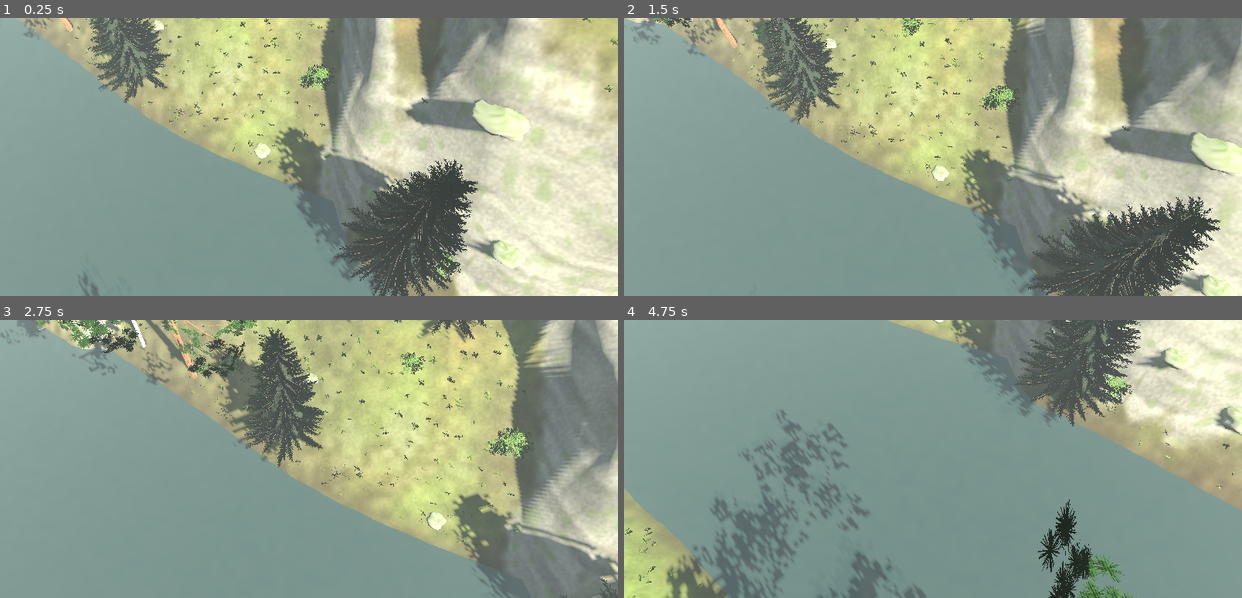
Above: before the commit, frames 1-4 (two rows, left to right).
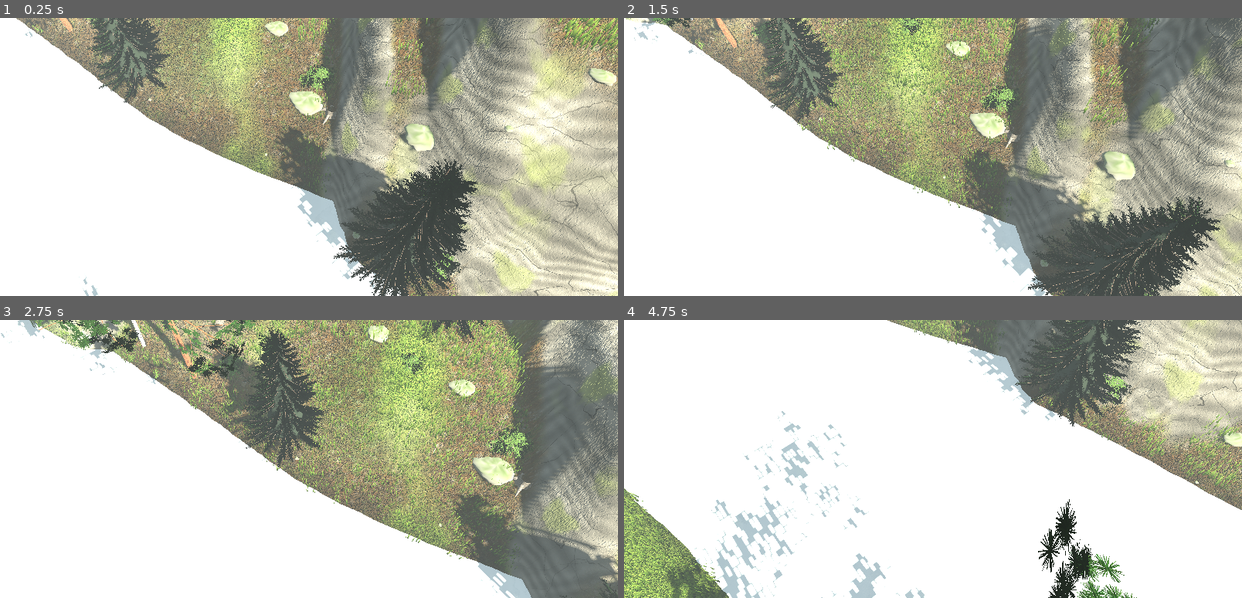
Above: after the commit, the same moments.

Repository: Masuku4129/Game
Game: Godot game, scene res://scenes/main.tscn
Same seed, same stepped clock (60 frames per second), same inputs: the game is played once before the commit and once after it.
Inputs (mouse positions are in pixels of both pictures, inside the frame that each line leads up to):
- Up to frame 1 (0.25 s): no input
- Up to frame 2 (1.5 s): move the mouse to (1068, 143) at 0.52 s; click (1068, 143) at 0.67 s; drag from (809, 170) to (902, 212) at 1.27 s
- Up to frame 3 (2.75 s): move the mouse to (370, 397) at 2.02 s; click (370, 397) at 2.17 s
- Up to frame 4 (4.75 s): drag from (902, 514) to (747, 417) at 2.77 s; move the mouse to (1118, 500) at 3.52 s; click (1118, 500) at 3.67 s; drag from (747, 417) to (840, 389) at 4.27 s

The runs differ from the first frame. In frame 1, 70% of the frame differs, in the area x 0-100%, y 0-100%; in frame 2, 69%; in frame 3, 74%; in frame 4, 87%.

Commit message:
Почва с текстурами, вода с волнами и пеной, ковёр из травинок
Земля: лесная подстилка и плотная трава в двух масштабах с мнимым
рельефом, скала трипланарно. Вода: преломление, цвет по глубине, пена у
берега и вокруг камней, волны. Трава: отдельные травинки клочками по
сетке 1 м, подгружаются вокруг героя. Камыш, ветки и камешки.

Co-Authored-By: Claude Sonnet 5.5 <noreply@anthropic.com>
Claude-Session: https://claude.ai/code/session_01XvKRdkiSDocUeZA2A8yViW

Diff:
--- a/game/scripts/main.gd
+++ b/game/scripts/main.gd
@@ -22,6 +22,8 @@
 	rig.bounds = SIZE * 0.5 - 20.0
 	rig.height_func = height
 	add_child(rig)
+	player_rig = rig
+	grass_mesh_vars = [veg.grass_patch(1500), veg.grass_patch(1501), veg.grass_patch(1502), veg.grass_patch(1503), veg.grass_patch(1504)]
 
 func _setup_noise() -> void:
 	n_hill.seed = 1640; n_hill.frequency = 0.006; n_hill.fractal_octaves = 4
@@ -113,6 +115,9 @@
 	mesh.add_surface_from_arrays(Mesh.PRIMITIVE_TRIANGLES, arr)
 	var mat := ShaderMaterial.new()
 	mat.shader = preload("res://shaders/terrain.gdshader")
+	mat.set_shader_parameter("forest", load("res://textures/ground_forest.png"))
+	mat.set_shader_parameter("grass", load("res://textures/ground_grass.png"))
+	mat.set_shader_parameter("rock", load("res://textures/ground_rock.png"))
 	mesh.surface_set_material(0, mat)
 	var mi := MeshInstance3D.new()
 	mi.mesh = mesh
@@ -121,11 +126,11 @@
 func _make_water() -> void:
 	var plane := PlaneMesh.new()
 	plane.size = Vector2(SIZE, SIZE)
-	var mat := StandardMaterial3D.new()
-	mat.albedo_color = Color(0.16, 0.24, 0.24, 0.88)
-	mat.transparency = BaseMaterial3D.TRANSPARENCY_ALPHA
-	mat.roughness = 0.04
-	mat.metallic = 0.5
+	plane.subdivide_width = 2
+	plane.subdivide_depth = 2
+	var mat := ShaderMaterial.new()
+	mat.shader = preload("res://shaders/water.gdshader")
+	mat.set_shader_parameter("wave", load("res://textures/water_wave.png"))
 	plane.material = mat
 	var mi := MeshInstance3D.new()
 	mi.mesh = plane
@@ -136,6 +141,88 @@
 # ---------- растительность ----------
 
 var veg = preload("res://scripts/veg.gd").new()
+var player_rig: Node3D
+var grass_mesh_vars: Array = []
+var grass_cells := {}
+var grass_timer := 0.0
+const GCELL := 16.0
+const GRADIUS := 3
+
+func _process(delta: float) -> void:
+	if player_rig == null:
+		return
+	grass_timer -= delta
+	if grass_timer > 0.0:
+		return
+	grass_timer = 0.12
+	var c := Vector2i(floori((player_rig.position.x + SIZE * 0.5) / GCELL), floori((player_rig.position.z + SIZE * 0.5) / GCELL))
+	# удалить далёкие клетки
+	for k in grass_cells.keys():
+		if absi(k.x - c.x) > GRADIUS + 1 or absi(k.y - c.y) > GRADIUS + 1:
+			grass_cells[k].queue_free()
+			grass_cells.erase(k)
+	# построить одну ближайшую недостающую клетку за раз
+	var best := Vector2i.ZERO
+	var best_d := 1e9
+	for dz in range(-GRADIUS, GRADIUS + 1):
+		for dx in range(-GRADIUS, GRADIUS + 1):
+			var k := Vector2i(c.x + dx, c.y + dz)
+			if grass_cells.has(k) or k.x < 0 or k.y < 0 or k.x >= int(SIZE / GCELL) or k.y >= int(SIZE / GCELL):
+				continue
+			var d := float(dx * dx + dz * dz)
+			if d < best_d:
+				best_d = d
+				best = k
+	if best_d < 1e9:
+		_build_grass_cell(best)
+
+func _build_grass_cell(k: Vector2i) -> void:
+	var rng := RandomNumberGenerator.new()
+	rng.seed = k.y * 7919 + k.x * 104729 + 13
+	var x0 := k.x * GCELL - SIZE * 0.5
+	var z0 := k.y * GCELL - SIZE * 0.5
+	var per_var := []
+	for v in grass_mesh_vars:
+		per_var.append([])
+	var step := 0.95
+	var z := 0.0
+	while z < GCELL:
+		var x := 0.0
+		while x < GCELL:
+			var px := x0 + x + rng.randf_range(-0.4, 0.4)
+			var pz := z0 + z + rng.randf_range(-0.4, 0.4)
+			x += step
+			var y := height(px, pz)
+			if y < WATER_Y + 0.15:
+				continue
+			var fd := forest_density(px, pz)
+			var slope := 1.0 - normal_at(px, pz).y
+			if slope > 0.3 or rng.randf() > (1.0 - fd) * 0.85 + 0.22:
+				continue
+			var s := rng.randf_range(0.9, 1.5)
+			var b := Basis(Vector3.UP, rng.randf() * TAU).scaled(Vector3(s, s * rng.randf_range(0.8, 1.3), s))
+			per_var[rng.randi() % grass_mesh_vars.size()].append(Transform3D(b, Vector3(px, y - 0.03, pz)))
+		z += step
+	var holder := Node3D.new()
+	for vi in grass_mesh_vars.size():
+		var xs: Array = per_var[vi]
+		if xs.is_empty():
+			continue
+		var mm := MultiMesh.new()
+		mm.transform_format = MultiMesh.TRANSFORM_3D
+		mm.mesh = grass_mesh_vars[vi][0]
+		mm.instance_count = xs.size()
+		for i in xs.size():
+			mm.set_instance_transform(i, xs[i])
+		var mmi := MultiMeshInstance3D.new()
+		mmi.multimesh = mm
+		mmi.cast_shadow = GeometryInstance3D.SHADOW_CASTING_SETTING_OFF
+		mmi.visibility_range_end = (GRADIUS + 0.7) * GCELL
+		mmi.visibility_range_end_margin = 8.0
+		mmi.visibility_range_fade_mode = GeometryInstance3D.VISIBILITY_RANGE_FADE_SELF
+		holder.add_child(mmi)
+	add_child(holder)
+	grass_cells[k] = holder
 
 ## Варианты: [mesh, высота]. Несколько вариантов на породу, чтобы лес не повторялся.
 func _variants(kind: String) -> Array:
@@ -160,6 +247,12 @@
 			for i in 4: out.append(veg.grass(800 + i))
 		"rock":
 			for i in 4: out.append(veg.rock(900 + i))
+		"pebble":
+			for i in 3: out.append(veg.rock(950 + i))
+		"reeds":
+			for i in 3: out.append(veg.reeds(1200 + i))
+		"twig":
+			for i in 4: out.append(veg.twig(1300 + i))
 		"stump":
 			out.append(veg.stump(1000))
 		"log":
@@ -177,7 +270,9 @@
 		["spruce", 8, Vector2(0.18, 0.35), 60.0, true, "under"],
 		["bush", 20, Vector2(0.8, 1.5), 60.0, false, "under"],
 		["fern", 70, Vector2(0.7, 1.2), 45.0, false, "fern"],
-		["grass", 900, Vector2(0.35, 0.6), 36.0, false, "grass"],
+		["reeds", 14, Vector2(0.8, 1.4), 80.0, false, "reed"],
+		["twig", 40, Vector2(0.8, 1.3), 40.0, false, "under"],
+		["pebble", 40, Vector2(0.15, 0.45), 40.0, false, "pebble"],
 		["rock", 10, Vector2(0.5, 2.2), 100.0, true, "rock"],
 		["stump", 2, Vector2(0.8, 1.2), 60.0, true, "under"],
 		["log", 1, Vector2(0.9, 1.1), 70.0, true, "under"],
@@ -228,6 +323,10 @@
 
 func _accept(kind: String, x: float, z: float, rng: RandomNumberGenerator) -> bool:
 	var y := height(x, z)
+	if kind == "reed":
+		return y > WATER_Y - 0.5 and y < WATER_Y + 0.35 and rng.randf() < 0.9
+	if kind == "pebble":
+		return y > WATER_Y - 0.6 and y < WATER_Y + 1.2 or rng.randf() < 0.15
 	if y < WATER_Y + 0.3:
 		return kind == "rock" and y > WATER_Y - 0.8 and rng.randf() < 0.3
 	var slope := 1.0 - normal_at(x, z).y
--- a/game/scripts/veg.gd
+++ b/game/scripts/veg.gd
@@ -3,6 +3,7 @@
 ## Каждый build_* возвращает ArrayMesh (поверхности: кора, карточки, [сердцевина]) и высоту.
 
 const CARD_SHADER := preload("res://shaders/card.gdshader")
+const BLADE_SHADER := preload("res://shaders/grass_blade.gdshader")
 
 var rng := RandomNumberGenerator.new()
 var mats := {}
@@ -19,6 +20,10 @@
 	_card("broad_leaf", Color(0.78, 0.84, 0.66), 0.05)
 	_card("fern", Color(0.72, 0.80, 0.62), 0.08)
 	_card("grass", Color(0.86, 0.88, 0.70), 0.12)
+	_card("reed", Color(0.9, 0.95, 0.8), 0.07)
+	var blade := ShaderMaterial.new()
+	blade.shader = BLADE_SHADER
+	mats["blade"] = blade
 	var core := StandardMaterial3D.new()
 	core.albedo_color = Color(0.07, 0.13, 0.08)
 	core.roughness = 1.0
@@ -315,3 +320,57 @@
 		var x := R(-L * 0.4, L * 0.4)
 		tube(bark, Vector3(x, 0.4, 0), Vector3(x + R(-0.3, 0.3), 0.8, R(0.2, 0.4)), Vector3(x + R(-0.5, 0.5), 1.1, R(0.5, 0.9)), 0.06, 0.015, 4, 5)
 	return [_commit([bark], ["bark_dead"]), 0.6]
+
+## Клочок травы из ~30 отдельных травинок с цветом по высоте. Клочки в сетке 1 м сливаются в ковёр.
+func grass_patch(seed_v: int) -> Array:
+	rng.seed = seed_v
+	var s := Surf.new()
+	var tone := R(0.85, 1.1)
+	for i in 34:
+		var a := R(0, TAU)
+		var r := sqrt(R(0.0, 1.0)) * 0.7
+		var base := Vector3(cos(a) * r, 0, sin(a) * r)
+		var h := R(0.28, 0.62)
+		var w := R(0.028, 0.05)
+		var dir := R(0, TAU)
+		var lean := Vector3(cos(dir), 0, sin(dir)) * R(0.05, 0.28) * h
+		var side := Vector3(cos(dir + PI * 0.5), 0, sin(dir + PI * 0.5)) * w
+		var c0 := Color(0.07, 0.12, 0.04) * tone
+		var c1 := Color(0.20, 0.30, 0.09).lerp(Color(0.31, 0.37, 0.12), R(0, 1)) * tone
+		var c2 := Color(0.34, 0.44, 0.16).lerp(Color(0.45, 0.46, 0.17), R(0, 1) * R(0, 1)) * tone
+		var p0 := base
+		var p1 := base + lean * 0.35 + Vector3(0, h * 0.55, 0)
+		var p2 := base + lean + Vector3(0, h, 0)
+		var n := Vector3.UP
+		var b := s.n
+		s.v(p0 - side, n, Vector2.ZERO, c0)
+		s.v(p0 + side, n, Vector2.ZERO, c0)
+		s.v(p1 - side * 0.75, n, Vector2.ZERO, c1)
+		s.v(p1 + side * 0.75, n, Vector2.ZERO, c1)
+		s.v(p2, n, Vector2.ZERO, c2)
+		s.tri(b, b + 1, b + 2)
+		s.tri(b + 1, b + 3, b + 2)
+		s.tri(b + 2, b + 3, b + 4)
+	return [_commit([s], ["blade"]), 0.6]
+
+## Камыш: три скрещённые карточки.
+func reeds(seed_v: int) -> Array:
+	rng.seed = seed_v
+	var lf := Surf.new()
+	var a := R(0, PI)
+	for k in 3:
+		card(lf, Vector3.ZERO, Basis(Vector3.UP, a + k * PI / 3.0), 1.1, 1.6, R(0.85, 1.05))
+	return [_commit([lf], ["reed"]), 1.6]
+
+## Сухая ветка на земле.
+func twig(seed_v: int) -> Array:
+	rng.seed = seed_v
+	var bark := Surf.new()
+	var L := R(0.8, 1.8)
+	var d := Vector3(1, 0, R(-0.3, 0.3)).normalized()
+	tube(bark, -d * L * 0.5 + Vector3(0, 0.04, 0), Vector3(0, R(0.05, 0.14), 0), d * L * 0.5 + Vector3(0, 0.04, 0), 0.035, 0.012, 4, 5)
+	for i in rng.randi_range(1, 3):
+		var t := R(-0.3, 0.3) * L
+		var sd := Vector3(R(0.2, 0.8), 0, R(-1, 1)).normalized()
+		tube(bark, d * t + Vector3(0, 0.05, 0), d * t + sd * 0.2 + Vector3(0, 0.1, 0), d * t + sd * R(0.35, 0.6) + Vector3(0, 0.05, 0), 0.015, 0.006, 3, 4)
+	return [_commit([bark], ["bark_dead"]), 0.15]
--- /dev/null
+++ b/game/shaders/grass_blade.gdshader
@@ -0,0 +1,20 @@
+shader_type spatial;
+render_mode cull_disabled, diffuse_burley;
+// Ковёр из отдельных травинок. Цвет берётся из вершин, нормаль смотрит вверх (мягкий свет).
+uniform float sway = 0.06;
+uniform vec3 tint : source_color = vec3(1.0);
+
+void vertex() {
+	vec3 w = (MODEL_MATRIX * vec4(VERTEX, 1.0)).xyz;
+	float k = sway * smoothstep(0.0, 0.5, VERTEX.y);
+	float t = TIME * 1.6 + w.x * 0.35 + w.z * 0.27;
+	VERTEX.x += sin(t) * k + sin(t * 2.3 + 1.7) * k * 0.3;
+	VERTEX.z += cos(t * 0.9) * k * 0.7;
+}
+
+void fragment() {
+	ALBEDO = COLOR.rgb * tint;
+	NORMAL = normalize((VIEW_MATRIX * vec4(0.0, 1.0, 0.0, 0.0)).xyz);
+	ROUGHNESS = 0.9;
+	SPECULAR = 0.15;
+}
--- a/game/shaders/terrain.gdshader
+++ b/game/shaders/terrain.gdshader
@@ -1,11 +1,14 @@
 shader_type spatial;
 render_mode diffuse_burley;
-// Земля без текстур: лесная подстилка, трава, хвоя, грязь у воды и скала на крутых склонах.
-uniform vec3 forest_col : source_color = vec3(0.27, 0.26, 0.17);
-uniform vec3 grass_col : source_color = vec3(0.36, 0.42, 0.20);
-uniform vec3 needle_col : source_color = vec3(0.33, 0.24, 0.15);
-uniform vec3 mud_col : source_color = vec3(0.22, 0.19, 0.14);
-uniform vec3 rock_col : source_color = vec3(0.47, 0.46, 0.42);
+// Земля: лесная подстилка и плотная трава (текстуры в двух масштабах), грязь у воды,
+// скала на крутых склонах. Рельеф мелочей берётся из альфа-канала текстур (высота).
+uniform sampler2D forest : source_color, filter_linear_mipmap_anisotropic, repeat_enable;
+uniform sampler2D grass : source_color, filter_linear_mipmap_anisotropic, repeat_enable;
+uniform sampler2D rock : source_color, filter_linear_mipmap_anisotropic, repeat_enable;
+uniform float tile_forest = 0.28;
+uniform float tile_grass = 0.45;
+uniform float tile_rock = 0.16;
+uniform float bump = 1.1;
 varying vec3 wpos;
 varying vec3 wnor;
 
@@ -22,18 +25,46 @@
 	wnor = NORMAL;
 }
 
+vec4 two_scale(sampler2D t, vec2 uv) {
+	return mix(texture(t, uv), texture(t, uv * 0.21 + vec2(0.37, 0.11)), 0.42);
+}
+
 void fragment() {
-	float n1 = noise(wpos * 0.15), n2 = noise(wpos * 1.3), n3 = noise(wpos * 6.0);
-	vec3 base = mix(forest_col, grass_col, COLOR.r);
-	base = mix(base, needle_col, COLOR.b * smoothstep(0.35, 0.7, n1) * 0.7);
-	base *= 0.78 + n2 * 0.3 + n3 * 0.14;
-	base = mix(base, mud_col * (0.8 + n2 * 0.3), COLOR.g);
+	vec2 xz = wpos.xz;
+	float macro = noise(wpos * 0.05) * 0.5 + noise(wpos * 0.17) * 0.35 + noise(wpos * 0.6) * 0.15;
+	// --- слой подстилки и слой травы
+	vec4 f = two_scale(forest, xz * tile_forest);
+	vec4 g = two_scale(grass, xz * tile_grass);
+	float gw = smoothstep(0.38, 0.62, COLOR.r + (macro - 0.5) * 0.7);
+	vec3 col = mix(f.rgb, g.rgb, gw);
+	float hgt = mix(f.a, g.a, gw);
+	// крупные пятна: суше / влажнее / мох
+	col *= 0.78 + macro * 0.5;
+	col = mix(col, col * vec3(0.8, 1.05, 0.7), smoothstep(0.55, 0.8, noise(wpos * 0.11)) * (1.0 - gw) * 0.6);
+	// у воды: мокрая тёмная грязь и камешки
+	float mud = COLOR.g;
+	col = mix(col, col * vec3(0.45, 0.42, 0.38), mud);
+	// --- скала по крутизне, трипланарно
 	float slope = 1.0 - wnor.y;
-	float rk = smoothstep(0.22, 0.38, slope + (n2 - 0.5) * 0.1);
-	float strata = noise(vec3(wpos.x * 0.3, wpos.y * 2.2, wpos.z * 0.3));
-	vec3 rock = rock_col * (0.65 + strata * 0.35 + n3 * 0.15);
-	rock = mix(rock, vec3(0.3, 0.36, 0.2), smoothstep(0.6, 0.9, n2) * (1.0 - slope) * 0.8);
-	ALBEDO = mix(base, rock, rk);
-	ROUGHNESS = 0.95;
-	SPECULAR = 0.2;
+	float rk = smoothstep(0.2, 0.36, slope + (macro - 0.5) * 0.12);
+	vec3 bw = pow(abs(wnor), vec3(4.0));
+	bw /= (bw.x + bw.y + bw.z);
+	vec4 r = texture(rock, wpos.zy * tile_rock) * bw.x + texture(rock, wpos.xz * tile_rock) * bw.y + texture(rock, wpos.xy * tile_rock) * bw.z;
+	col = mix(col, r.rgb * (0.85 + macro * 0.3), rk);
+	hgt = mix(hgt, r.a, rk);
+	// --- мнимый рельеф: градиент высоты текстуры, без карт нормалей
+	float e = 0.004;
+	vec2 uvf = xz * tile_forest;
+	vec2 uvg = xz * tile_grass;
+	vec2 uv = mix(uvf, uvg, gw);
+	vec2 d = vec2(texture(forest, uvf + vec2(e, 0.0)).a - texture(forest, uvf - vec2(e, 0.0)).a, texture(forest, uvf + vec2(0.0, e)).a - texture(forest, uvf - vec2(0.0, e)).a);
+	vec2 dg = vec2(texture(grass, uvg + vec2(e, 0.0)).a - texture(grass, uvg - vec2(e, 0.0)).a, texture(grass, uvg + vec2(0.0, e)).a - texture(grass, uvg - vec2(0.0, e)).a);
+	d = mix(d, dg, gw) * (1.0 - rk * 0.8);
+	vec3 nw = normalize(wnor + vec3(-d.x, 0.0, -d.y) * bump * 6.0);
+	NORMAL = normalize((VIEW_MATRIX * vec4(nw, 0.0)).xyz);
+	// каверны темнее
+	col *= 0.7 + hgt * 0.5;
+	ALBEDO = col;
+	ROUGHNESS = mix(0.95, 0.55, mud);
+	SPECULAR = 0.25;
 }
--- /dev/null
+++ b/game/shaders/water.gdshader
@@ -0,0 +1,52 @@
+shader_type spatial;
+render_mode diffuse_burley, specular_schlick_ggx, depth_draw_always;
+// Вода: две волны, преломление дна, цвет по глубине, пена у берега и вокруг камней, блики.
+uniform sampler2D wave : filter_linear_mipmap, repeat_enable;
+uniform sampler2D depth_tex : hint_depth_texture, repeat_disable, filter_nearest;
+uniform sampler2D screen_tex : hint_screen_texture, repeat_disable, filter_linear_mipmap;
+uniform vec3 shallow_col : source_color = vec3(0.30, 0.42, 0.34);
+uniform vec3 deep_col : source_color = vec3(0.05, 0.13, 0.15);
+uniform vec3 foam_col : source_color = vec3(0.86, 0.90, 0.88);
+uniform vec2 flow = vec2(0.05, 0.03);
+varying vec3 wp;
+
+void vertex() {
+	wp = (MODEL_MATRIX * vec4(VERTEX, 1.0)).xyz;
+}
+
+void fragment() {
+	vec2 uv1 = wp.xz * 0.07 + flow * TIME;
+	vec2 uv2 = wp.xz * 0.19 + vec2(-flow.y, flow.x) * TIME * 1.6;
+	vec4 w1 = texture(wave, uv1);
+	vec4 w2 = texture(wave, uv2);
+	vec3 n1 = w1.xyz * 2.0 - 1.0;
+	vec3 n2 = w2.xyz * 2.0 - 1.0;
+	vec3 nm = normalize(vec3(n1.xy + n2.xy * 0.7, n1.z * n2.z));
+	NORMAL_MAP = nm * 0.5 + 0.5;
+	NORMAL_MAP_DEPTH = 1.4;
+
+	float depth = texture(depth_tex, SCREEN_UV).r;
+	vec3 ndc = vec3(SCREEN_UV * 2.0 - 1.0, depth);
+	vec4 v = INV_PROJECTION_MATRIX * vec4(ndc, 1.0);
+	v.xyz /= v.w;
+	float thick = max(0.0, VERTEX.z - v.z);
+
+	vec2 refr = SCREEN_UV + nm.xy * 0.035 * clamp(thick, 0.0, 1.0);
+	vec3 under = textureLod(screen_tex, refr, 0.0).rgb;
+	float t = clamp(thick / 3.5, 0.0, 1.0);
+	vec3 body = mix(shallow_col, deep_col, smoothstep(0.0, 1.0, t));
+	vec3 col = mix(under * mix(vec3(1.0), shallow_col * 1.8, t), body, smoothstep(0.05, 0.9, t));
+
+	// пена: у берега и вокруг камней, с бегущим шумом
+	float fn = w1.a * 0.6 + w2.a * 0.7;
+	float shore = 1.0 - smoothstep(0.0, 0.55, thick + (fn - 0.5) * 0.35);
+	float streak = smoothstep(0.62, 0.9, w1.a + w2.a * 0.4) * (1.0 - smoothstep(0.0, 1.6, thick)) * 0.5;
+	float foam = clamp(shore + streak, 0.0, 1.0);
+	col = mix(col, foam_col, foam * 0.85);
+
+	ALBEDO = col;
+	ROUGHNESS = mix(0.04, 0.5, foam);
+	SPECULAR = 0.7;
+	METALLIC = 0.0;
+	ALPHA = 1.0;
+}
Binary file added: game/textures/ground_forest.png
Binary file added: game/textures/ground_grass.png
Binary file added: game/textures/ground_rock.png
Binary file added: game/textures/reed.png
Binary file added: game/textures/water_wave.png
